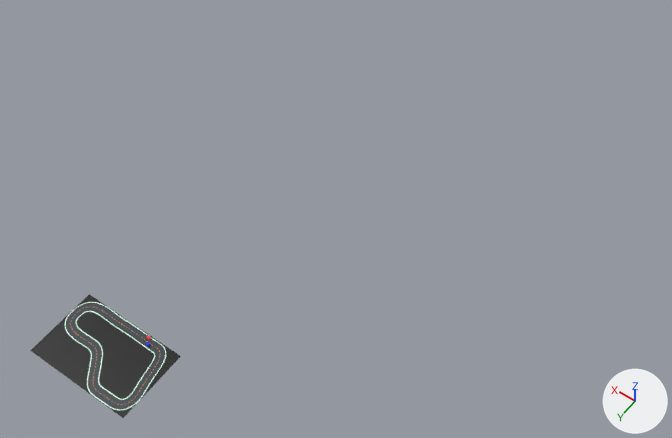
The Blender file firstPathtest.blend as it was, and as the next commit left it.
Rendered twice from a 50 mm camera at (-21.8, 16.5, 46.0) aimed at (-0.4, -13.5, -1.2). Lighting does not change. The marker at lower right points along +X, +Y and +Z.
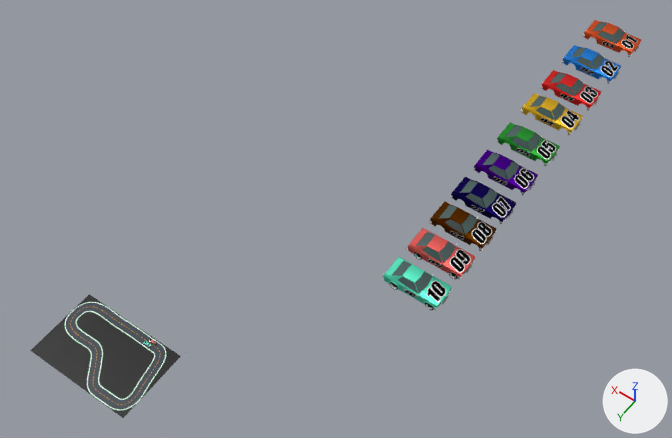
Commit message: adding cars

Pixel boxes [x1, y1, x2, y2] of what changed, in the pictures (672 x 438 px):
'car10', added (green): after [381, 257, 453, 310]
'car9', added: after [406, 228, 476, 279]
'car8', added: after [428, 201, 497, 251]
'car7', added: after [450, 177, 516, 224]
'car6', added: after [472, 150, 538, 195]
'car5', added (green): after [495, 122, 560, 166]
'car4', added: after [520, 93, 583, 135]
'car3', added: after [540, 70, 601, 110]
'car2', added: after [561, 45, 621, 84]
'car1', added (orange): after [582, 20, 641, 57]
'whell.008', added: after [449, 272, 457, 279]
'whell.007', added: after [425, 303, 433, 310]
'whell.006', added: after [389, 282, 398, 290]
'whell.009', added: after [414, 252, 422, 260]
'car9.001', added: after [148, 339, 156, 345]
'Cube', deleted: before [146, 342, 151, 347]

The change, as a list of edits to the scene's bpy script:
```text
Remove ob_cube:
    ob_cube = bpy.data.objects.new('Cube', me_cube)
Add ob_car9_001:
    ob_car9_001 = bpy.data.objects.new('car9.001', me_car2_036)  # 1289 vertices, 1196 faces; spans x -24.15..-20.19, y 0.22..1.3, z 3.34..5.31; in mat_material_car2_015 (picture img_racer09_png_003)
    ob_car9_001.parent = ob_object_name
    ob_car9_001.location = (0.0, 0.0, 0.0)
    ob_car9_001.rotation_euler = (1.571, 0.0, -3.137)  # degrees (90, 0, -180)
    ob_car9_001.scale = (0.113, 0.113, 0.113)
Add ob_car1:
    ob_car1 = bpy.data.objects.new('car1', me_car2_026)  # 1289 vertices, 1196 faces; spans x -1.87..2.09, y 0.22..1.3, z -0.98..0.98; in mat_material_car2_013 (picture img_racer01_png)
    ob_car1.location = (-7.98, -37.69, 0.0)
    ob_car1.rotation_euler = (1.571, 0.0, 0.0)  # degrees (90, 0, 0)
Add ob_car2:
    ob_car2 = bpy.data.objects.new('car2', me_car2_025)  # 1289 vertices, 1196 faces; spans x -1.87..2.09, y 0.22..1.3, z -0.98..0.98; in mat_material_car2_012 (picture img_racer02_png)
    ob_car2.location = (-7.98, -34.31, 0.0)
    ob_car2.rotation_euler = (1.571, 0.0, 0.0)  # degrees (90, 0, 0)
Add ob_car3:
    ob_car3 = bpy.data.objects.new('car3', me_car2_024)  # 1289 vertices, 1196 faces; spans x -1.87..2.09, y 0.22..1.3, z -0.98..0.98; in mat_material_car2_011 (picture img_racer03_png)
    ob_car3.location = (-7.98, -31.1, 0.0)
    ob_car3.rotation_euler = (1.571, 0.0, 0.0)  # degrees (90, 0, 0)
Add ob_car4:
    ob_car4 = bpy.data.objects.new('car4', me_car2_023)  # 1289 vertices, 1196 faces; spans x -1.87..2.09, y 0.22..1.3, z -0.98..0.98; in mat_material_car2_010 (picture img_racer04_png)
    ob_car4.location = (-7.98, -28.25, 0.0)
    ob_car4.rotation_euler = (1.571, 0.0, 0.0)  # degrees (90, 0, 0)
Add ob_car5:
    ob_car5 = bpy.data.objects.new('car5', me_car2_022)  # 1289 vertices, 1196 faces; spans x -1.87..2.09, y 0.22..1.3, z -0.98..0.98; in mat_material_car2_009 (picture img_racer05_png)
    ob_car5.location = (-7.98, -24.87, 0.0)
    ob_car5.rotation_euler = (1.571, 0.0, 0.0)  # degrees (90, 0, 0)
Add ob_car6:
    ob_car6 = bpy.data.objects.new('car6', me_car2_016)  # 1289 vertices, 1196 faces; spans x -1.87..2.09, y 0.22..1.3, z -0.98..0.98; in mat_material_car2_008 (picture img_racer06_png)
    ob_car6.location = (-7.98, -21.84, 0.0)
    ob_car6.rotation_euler = (1.571, 0.0, 0.0)  # degrees (90, 0, 0)
Add ob_car7:
    ob_car7 = bpy.data.objects.new('car7', me_car2_015)  # 1289 vertices, 1196 faces; spans x -1.87..2.09, y 0.22..1.3, z -0.98..0.98; in mat_material_car2_007 (picture img_racer07_png)
    ob_car7.location = (-7.98, -19.01, 0.0)
    ob_car7.rotation_euler = (1.571, 0.0, 0.0)  # degrees (90, 0, 0)
Add ob_car8:
    ob_car8 = bpy.data.objects.new('car8', me_car2_014)  # 1289 vertices, 1196 faces; spans x -1.87..2.09, y 0.22..1.3, z -0.98..0.98; in mat_material_car2_006 (picture img_racer08_png)
    ob_car8.location = (-7.98, -16.5, 0.0)
    ob_car8.rotation_euler = (1.571, 0.0, 0.0)  # degrees (90, 0, 0)
Add ob_whell_008:
    ob_whell_008 = bpy.data.objects.new('whell.008', me_car2_009)  # 161 vertices, 161 faces; spans x -1.534..-0.923, y 0.0..0.611, z -0.864..-0.518; in mat_material_car2_005 (picture img_racer09_png_001)
    ob_whell_008.parent = ob_car9
    ob_whell_008.location = (-1.258, 0.0, 0.0)
    ob_whell_008.rotation_euler = (1.571, 0.0, 0.0)  # degrees (90, 0, 0)
Add ob_car9:
    ob_car9 = bpy.data.objects.new('car9', me_car2_013)  # 1289 vertices, 1196 faces; spans x -1.87..2.09, y 0.22..1.3, z -0.98..0.98; in mat_material_car2_005 (picture img_racer09_png_001)
    ob_car9.location = (-7.98, -13.94, 0.0)
    ob_car9.rotation_euler = (1.571, 0.0, 0.0)  # degrees (90, 0, 0)
Add ob_whell_009:
    ob_whell_009 = bpy.data.objects.new('whell.009', me_car2_010)  # 161 vertices, 161 faces; spans x 0.923..1.534, y 0.0..0.611, z -0.864..-0.518; in mat_material_car2_005 (picture img_racer09_png_001)
    ob_whell_009.parent = ob_car9
    ob_whell_009.location = (-1.258, 0.0, 0.0)
    ob_whell_009.rotation_euler = (1.571, 0.0, 0.0)  # degrees (90, 0, 0)
Add ob_whell_006:
    ob_whell_006 = bpy.data.objects.new('whell.006', me_car2_006)  # 161 vertices, 161 faces; spans x 0.923..1.534, y 0.0..0.611, z -0.864..-0.518; in mat_material_car2_004 (picture img_racer10_png_002)
    ob_whell_006.parent = ob_car10
    ob_whell_006.location = (-1.258, 0.0, 0.0)
    ob_whell_006.rotation_euler = (1.571, 0.0, 0.0)  # degrees (90, 0, 0)
Add ob_car10:
    ob_car10 = bpy.data.objects.new('car10', me_car2_008)  # 1289 vertices, 1196 faces; spans x -1.87..2.09, y 0.22..1.3, z -0.98..0.98; in mat_material_car2_004 (picture img_racer10_png_002)
    ob_car10.location = (-7.98, -11.28, 0.0)
    ob_car10.rotation_euler = (1.571, 0.0, 0.0)  # degrees (90, 0, 0)
Add ob_whell_007:
    ob_whell_007 = bpy.data.objects.new('whell.007', me_car2_007)  # 161 vertices, 161 faces; spans x -1.534..-0.923, y 0.0..0.611, z -0.864..-0.518; in mat_material_car2_004 (picture img_racer10_png_002)
    ob_whell_007.parent = ob_car10
    ob_whell_007.location = (-1.258, 0.0, 0.0)
    ob_whell_007.rotation_euler = (1.571, 0.0, 0.0)  # degrees (90, 0, 0)
```
